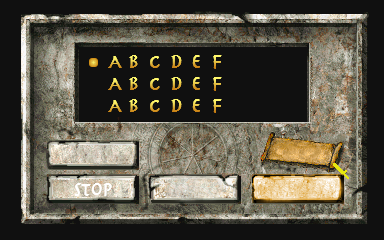
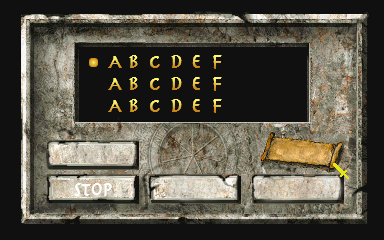
The second 384 × 240 image is a revision of the first. Changes to its layers:
hid "Button_Tutorial_Hover" over [left=252, top=174, right=344, bottom=203]
